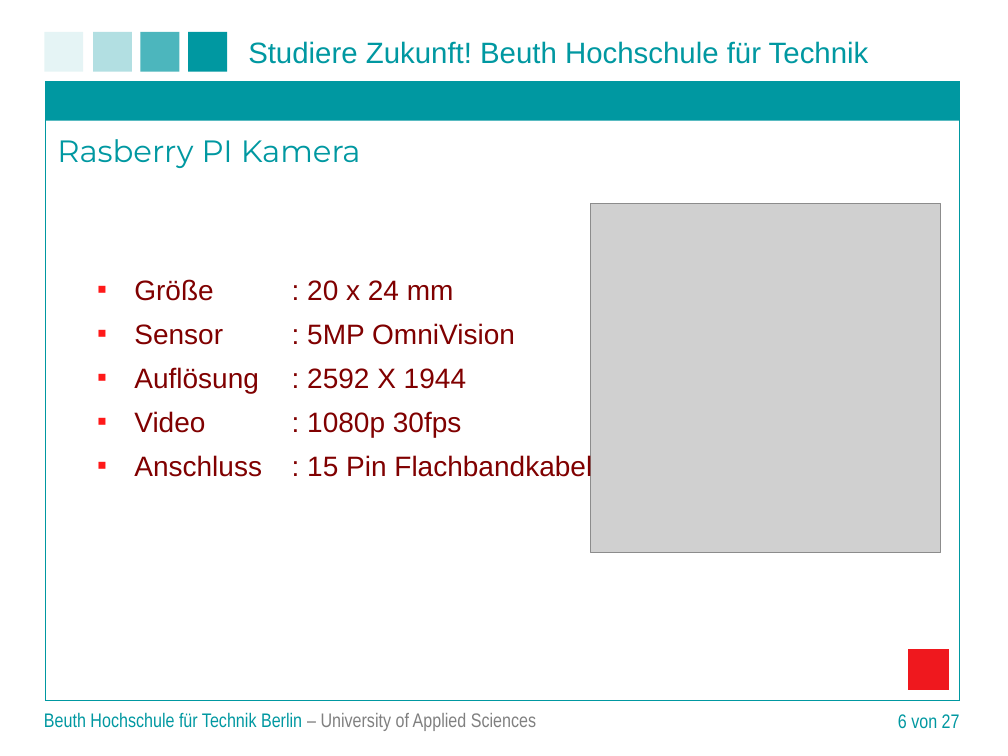
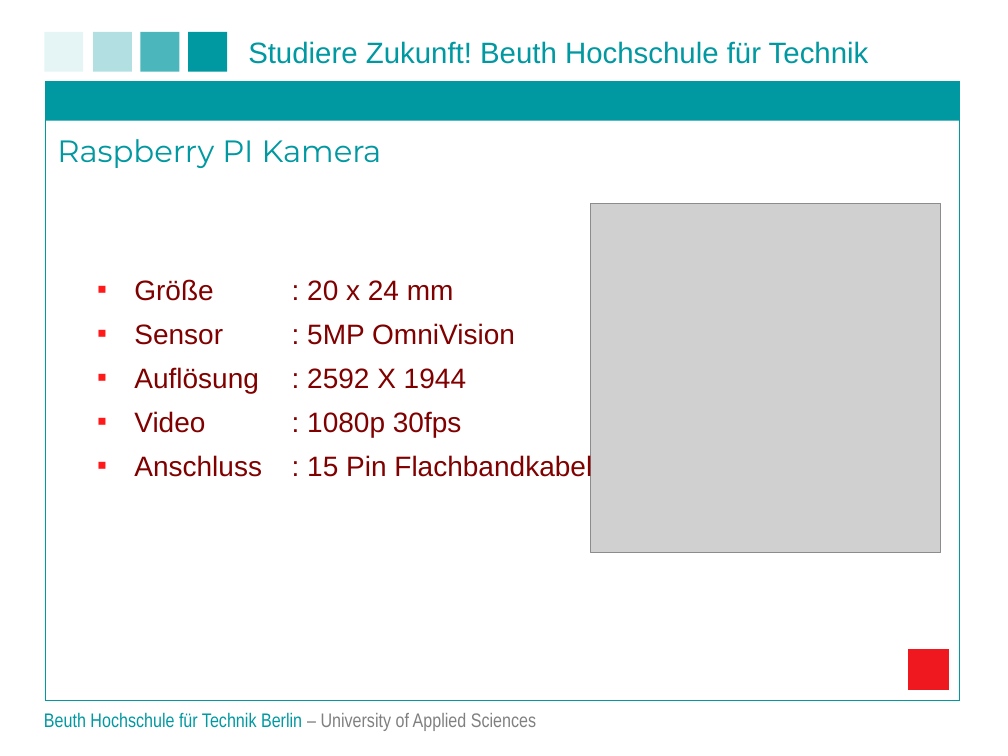
Before and after one commit to matt-han/TuerSpion, a slide deck: slide 5 of Projektpraesentation.ppt (slide 6 before the commit). Drawn at 1008x756 pixels with LibreOffice and Linux fonts; fonts in the diff are those of the drawing; grey boxes stand for pictures; background and template pictures are left out. Boxes give left, top, right and bottom in pixels: in the first picture for what was removed or moved away, otherwise in the second. Text is boxed around its words. In the diff, an @@ line names an element or a change of style, - is before the commit and + after.

```diff
--- a/Projektpraesentation.ppt
+++ b/Projektpraesentation.ppt
@@ text at <box>57,139,382,168</box>: text changed @@
-Rasberry PI Kamera
+Raspberry PI Kamera
@@ page number removed at <box>898,714,960,729</box> @@
-6 von 27
```
Also in this commit, not shown: 19 other slides changed, 2 slides removed.
